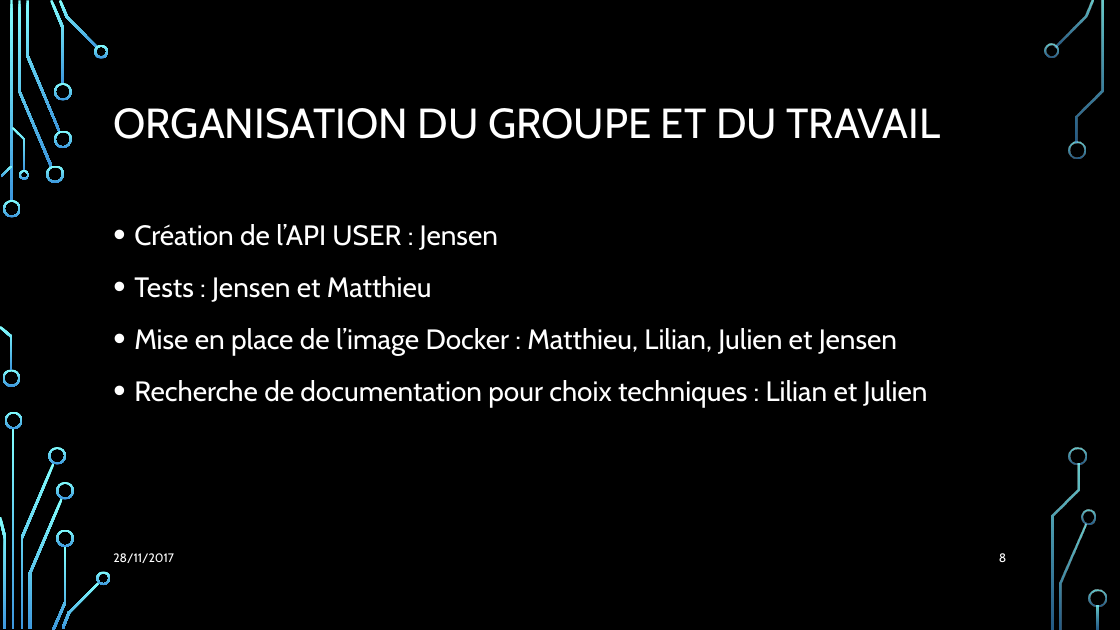
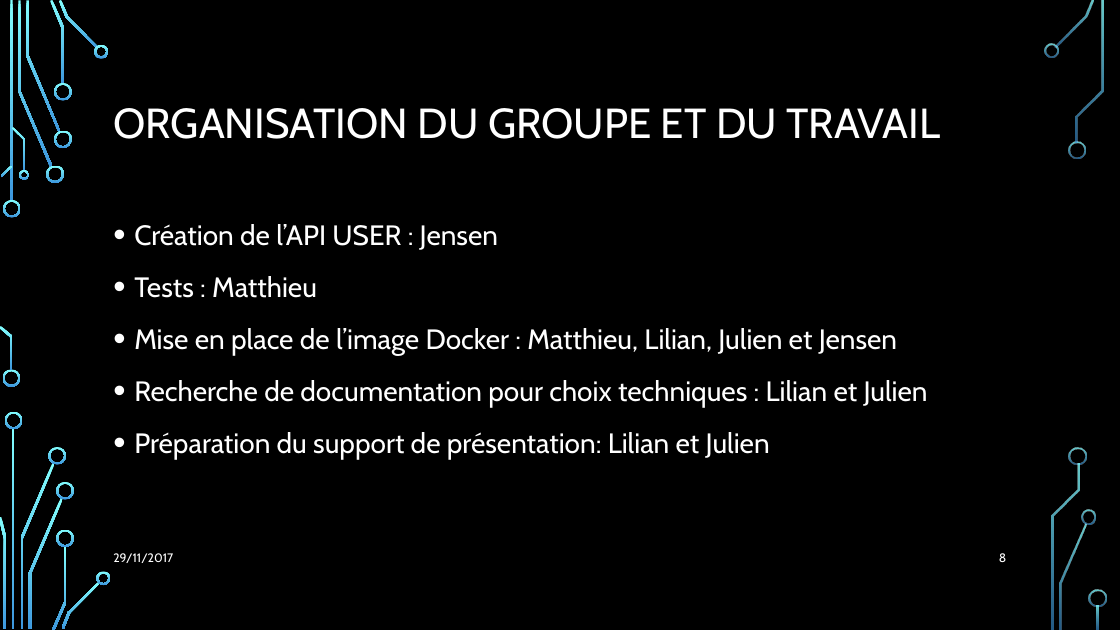
Before and after one commit to Julienbtn/cloud-project-equipe-7, a slide deck: slide 8 of Presentation Cloud.pptx. Drawn at 1120x630 pixels with LibreOffice and Linux fonts; fonts in the diff are those of the drawing; background and template pictures are left out. Boxes give left, top, right and bottom in pixels: in the first picture for what was removed or moved away, otherwise in the second. Text is boxed around its words. In the diff, an @@ line names an element or a change of style, - is before the commit and + after.

Commit message:
final presentation version

```diff
--- a/Presentation Cloud.pptx
+++ b/Presentation Cloud.pptx
@@ text at [134,276,317,298]: text changed @@
-• Tests : Jensen et Matthieu
+• Tests : Matthieu
@@ text at [134,432,770,460]: paragraph added @@
+• Préparation du support de présentation: Lilian et Julien
@@ text at [113,553,173,563]: text changed @@
-28/11/2017
+29/11/2017
```
Also in this commit, not shown: 11 other slides changed.
